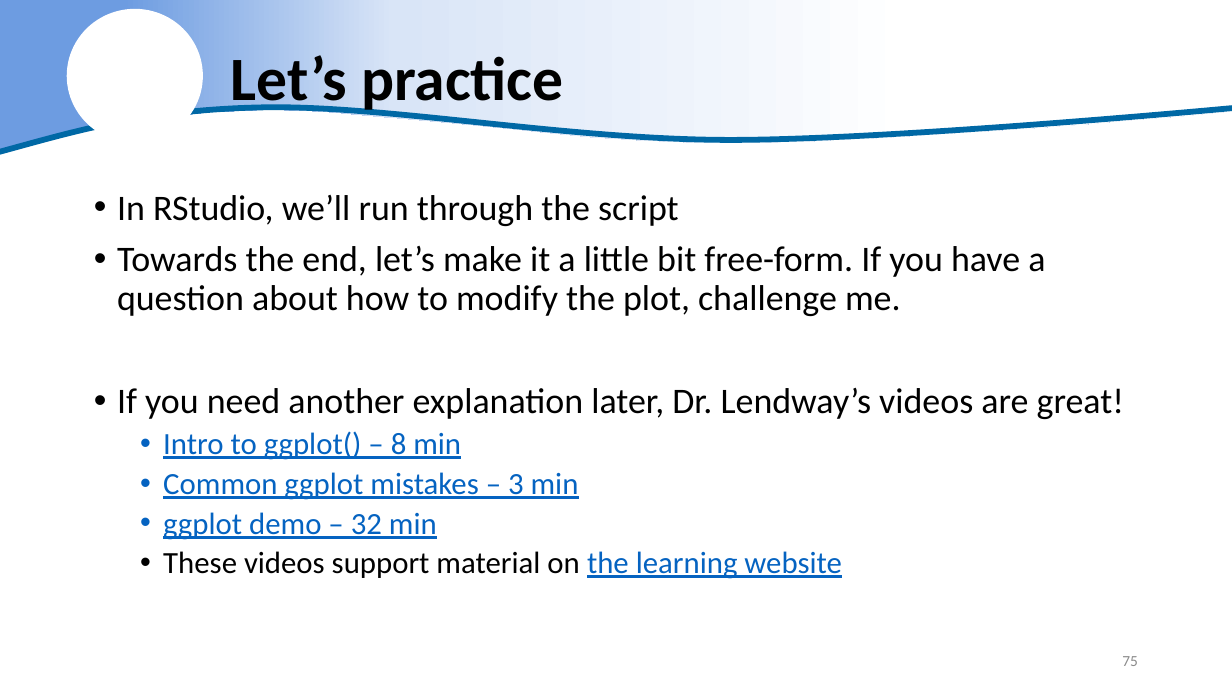
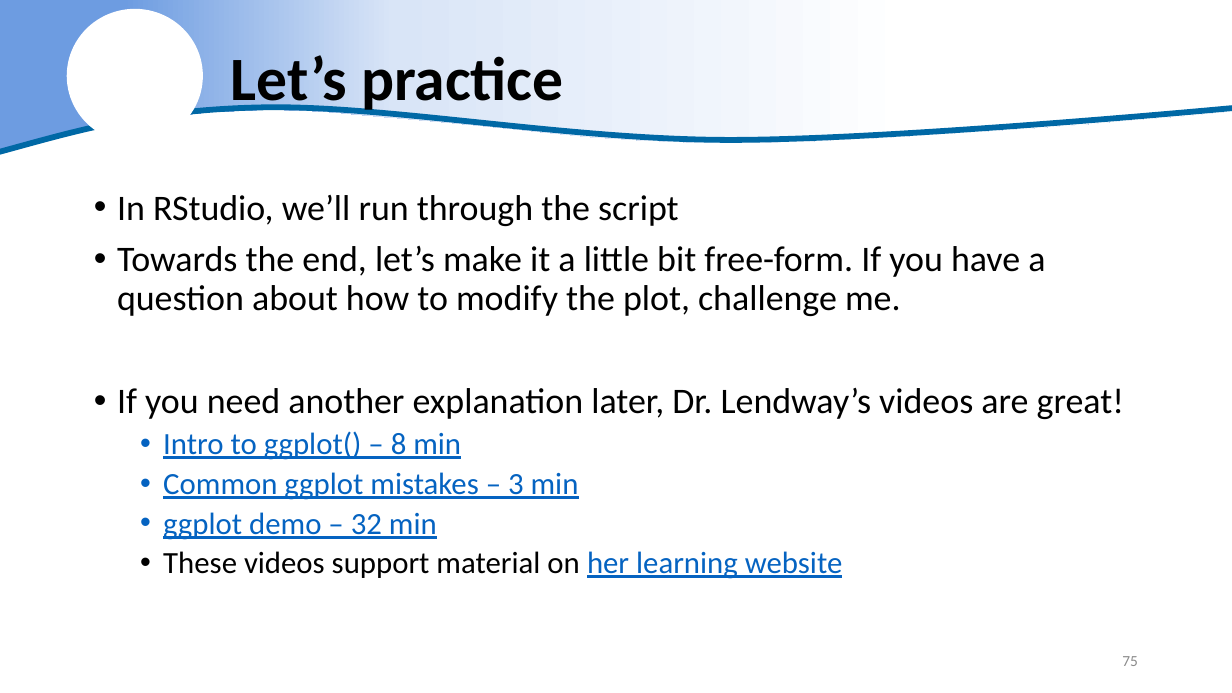
Before and after one commit to justinpriest/R_Intro_ADFG, a slide deck: slide 75 of The Basics of R.pptx. Drawn at 1232x693 pixels with LibreOffice and Linux fonts; fonts in the diff are those of the drawing; background and template pictures are left out. Boxes give left, top, right and bottom in pixels: in the first picture for what was removed or moved away, otherwise in the second. Text is boxed around its words. In the diff, an @@ line names an element or a change of style, - is before the commit and + after.

```diff
--- a/The Basics of R.pptx
+++ b/The Basics of R.pptx
@@ text at [163, 551, 843, 579]: text changed @@
-  • These videos support material on the learning website
+  • These videos support material on her learning website
```
Also in this commit, not shown: 8 other slides changed, 1 other file.
